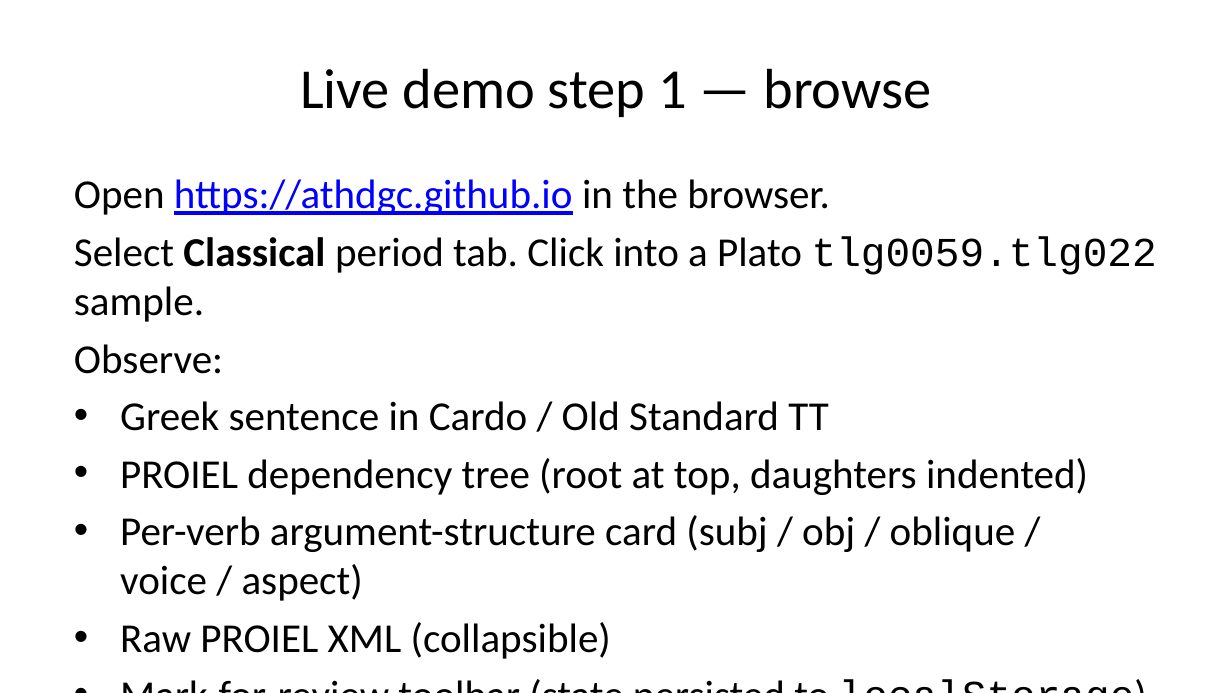
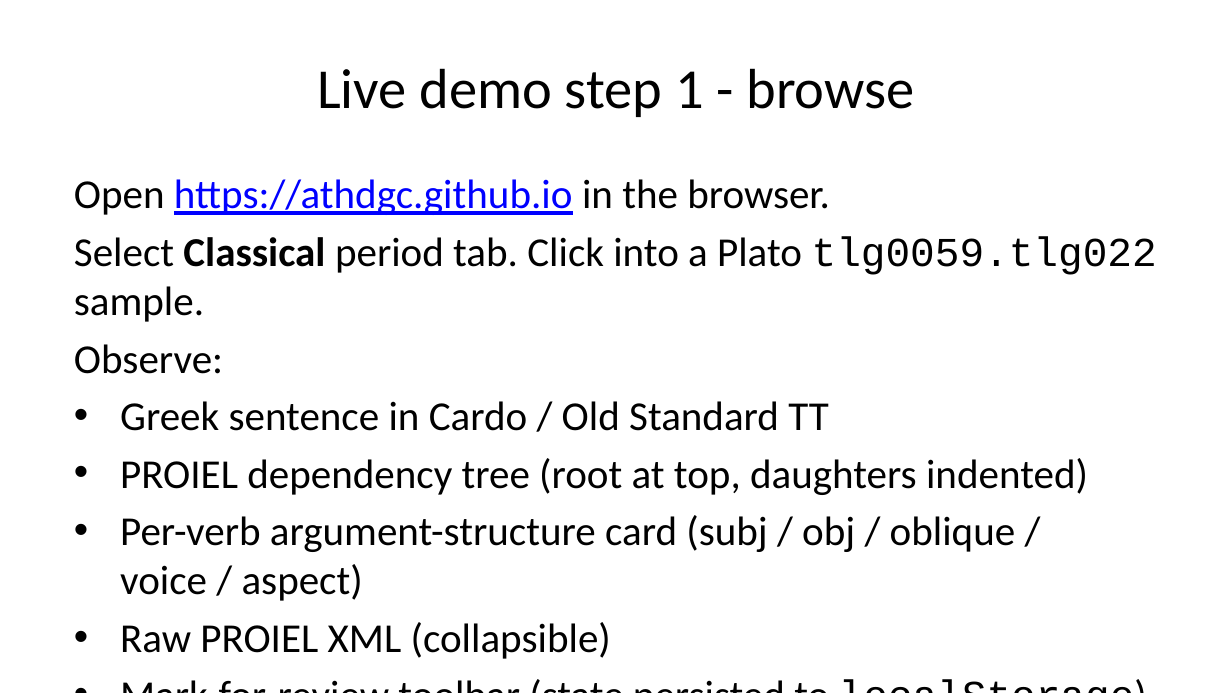
Before and after one commit to AthDGC/AthDGC.github.io, a slide deck: slide 4 of slides/lrec_demo.pptx. Drawn at 1232x693 pixels with LibreOffice and Linux fonts; fonts in the diff are those of the drawing. Boxes give left, top, right and bottom in pixels: in the first picture for what was removed or moved away, otherwise in the second. Text is boxed around its words. In the diff, an @@ line names an element or a change of style, - is before the commit and + after.

```diff
--- a/slides/lrec_demo.pptx
+++ b/slides/lrec_demo.pptx
@@ title at (x1=317, y1=68, x2=914, y2=117): text changed @@
-Live demo step 1 — browse
+Live demo step 1 - browse
```
Also in this commit, not shown: 6 other slides changed, 21 other files.
